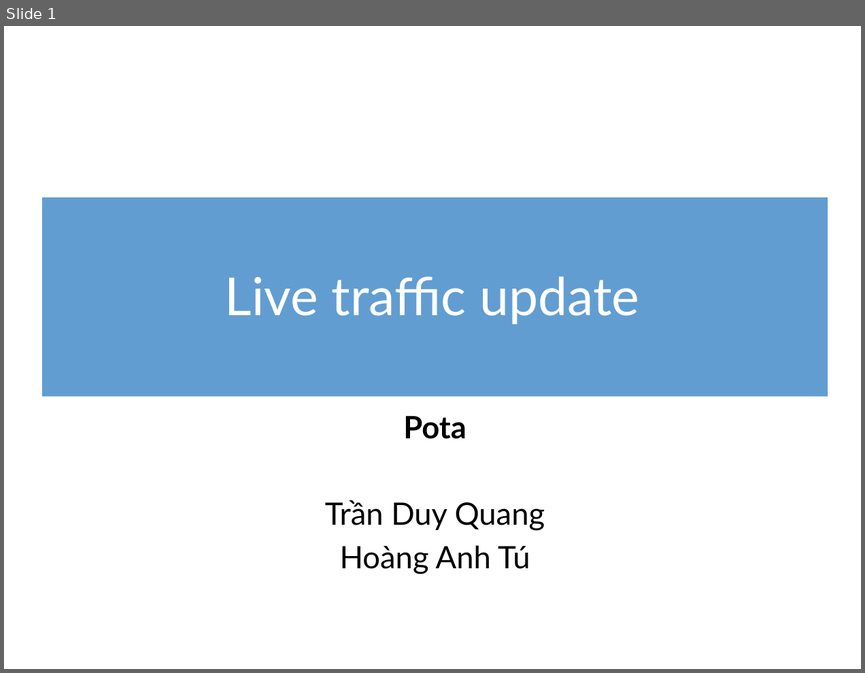
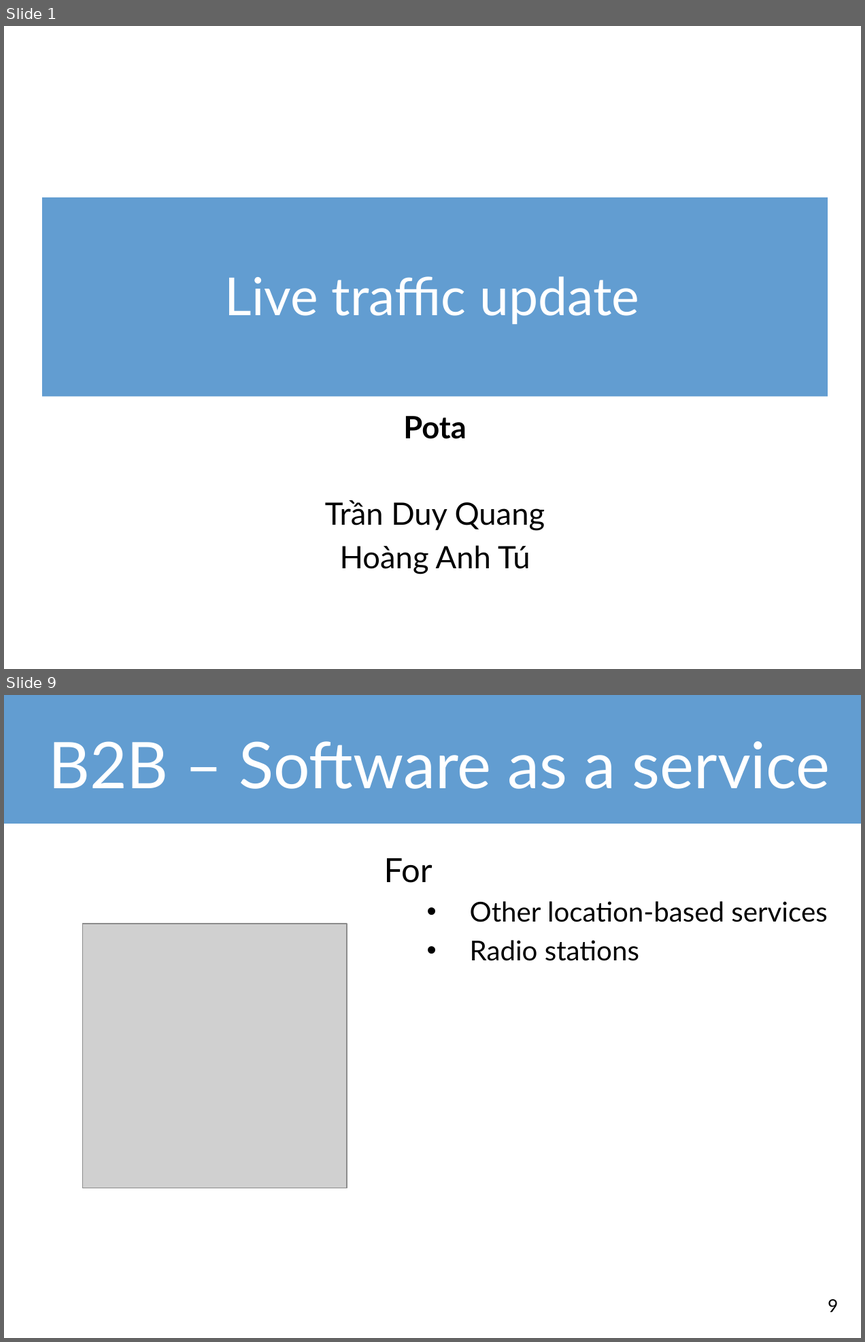
Before and after one commit to tdquang7/pota-hack-livetraffice, a slide deck: m2WorkHackathon-LiveTrafficUpdate.pptx. Shown one above the other, each under a label of ours: slide 1 before the commit, slides 1 and 9 after it; the slides between them are not shown. The pictures are 865x673 and 865x1342 pixels, drawn with LibreOffice and Linux fonts; fonts in the diff are those of the drawing; grey boxes stand for pictures. Boxes give left, top, right and bottom in pixels: in the first picture for what was removed or moved away, otherwise in the second. Text is boxed around its words. In the diff, an @@ line names an element or a change of style, - is before the commit and + after.

```diff
--- a/m2WorkHackathon-LiveTrafficUpdate.pptx
+++ b/m2WorkHackathon-LiveTrafficUpdate.pptx
@@ slide 9 added at bbox=[4, 695, 861, 1338], background #FFFFFF @@
@@ rectangle added at bbox=[4, 695, 861, 824], fill #629DD1 @@
@@ title added at bbox=[48, 741, 830, 789], 54 pt, text #FFFFFF @@
+B2B – Software as a service
@@ text added at bbox=[384, 858, 827, 961], 23 pt, text #000000 @@
+For
+  • Other location-based services
+  • Radio stations
@@ picture added at bbox=[83, 923, 347, 1187] @@
@@ page number added at bbox=[827, 1299, 838, 1312], 15 pt, text #000000 @@
+9
```
Also in this commit, not shown: 3 slides changed, 10 other slides added, 3 slides removed, 1 other file.
